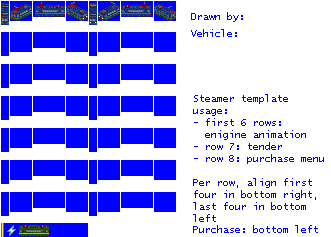
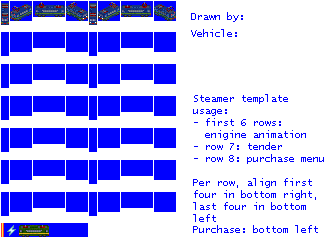
Before/after of a 331x237 layered artwork. What changed in the layer stack:
painted on "empty.png" over [20, 15, 165, 237]
